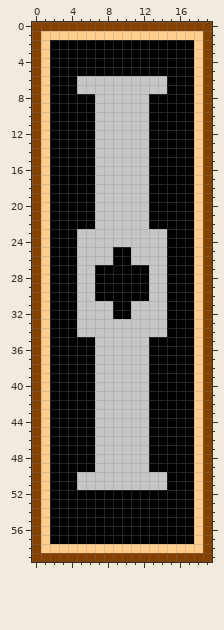
Pixel-art sprite -- Sprites/QB.png. Above, as it was before the edit.
The file is 20x60 pixels.
After:
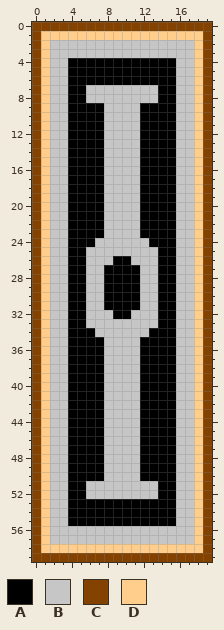
Palette (. is transparent): A #000000  B #c6c6c6  C #844200  D #ffce8c
Change:
Colour B becomes colour A in row 6 at x 5 to 14; in row 7 at x 5 and 14; in rows 9 to 22 at x 7 and 12; in row 23 at x 5 to 7 and 12 to 14; in row 24 at x 5 to 6 and 13 to 14; in rows 25 to 30 at x 5 and 14.
Colour B becomes colour A in row 31 at x 5, 8, 11 and 14; in rows 32 to 33 at x 5 and 14; in row 34 at x 5 to 6 and 13 to 14; in rows 35 to 49 at x 7 and 12; in row 50 at x 5 to 7 and 12 to 14; in row 51 at x 5 and 14.
Colour A becomes colour B in rows 2 to 3 at x 2 to 17; in rows 4 to 7 at x 2 to 3 and 16 to 17; in row 8 at x 2 to 3, 6, 13 and 16 to 17; in rows 9 to 24 at x 2 to 3 and 16 to 17; in row 25 at x 2 to 3, 9 to 10 and 16 to 17; in row 26 at x 2 to 3 and 16 to 17.
Colour A becomes colour B in rows 27 to 30 at x 2 to 3, 7, 12 and 16 to 17; in rows 31 to 51 at x 2 to 3 and 16 to 17; in row 52 at x 2 to 3, 6 to 13 and 16 to 17; in rows 53 to 55 at x 2 to 3 and 16 to 17; in rows 56 to 57 at x 2 to 17.
